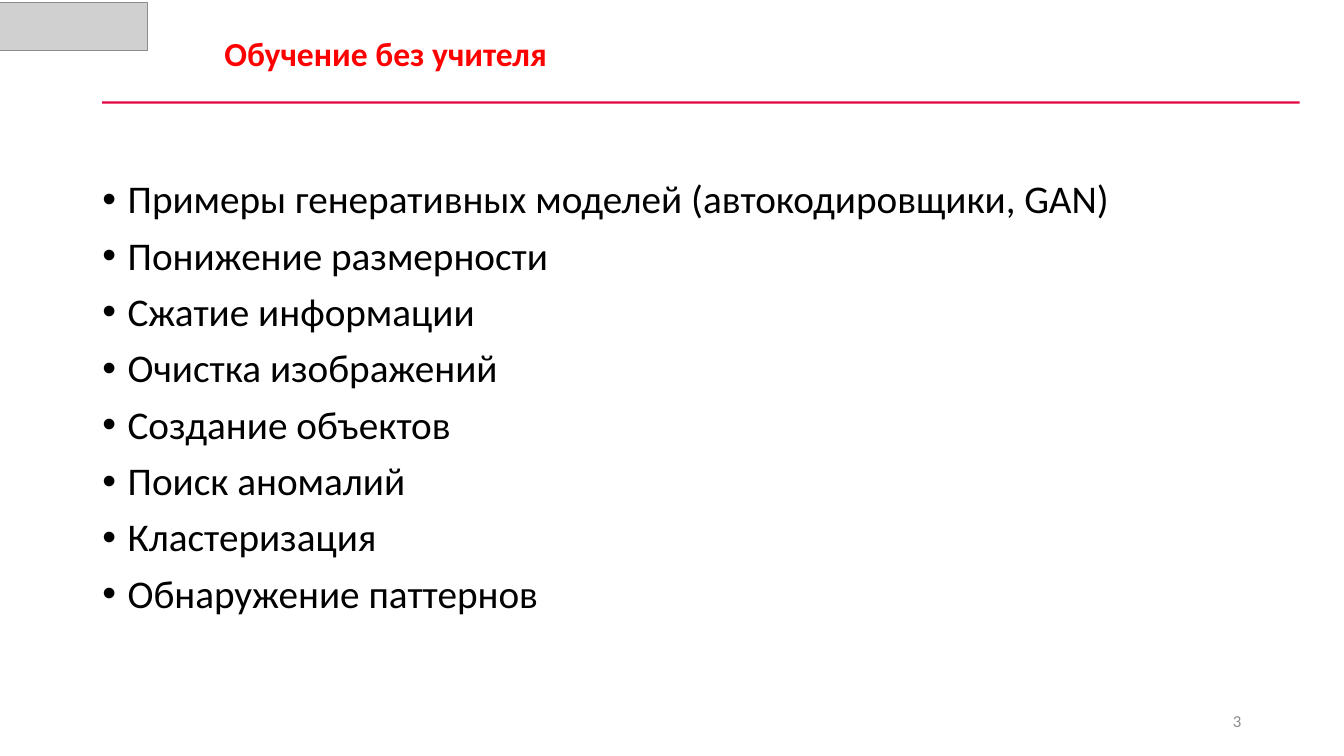
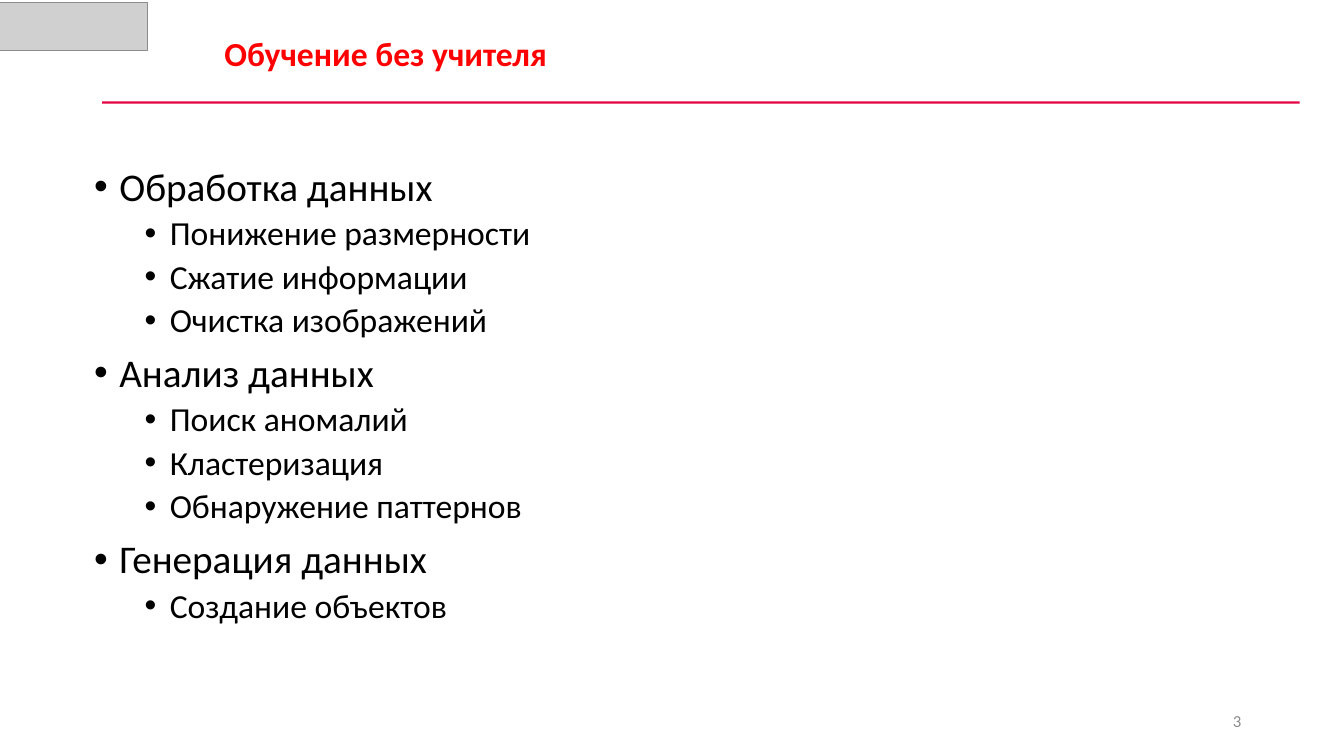
Before and after one commit to CyberLympha/AI-for-IS-Course, a slide deck: slide 3 of Лекции/Состязательные модели в ИБ.pptx. Drawn at 1344x756 pixels with LibreOffice and Linux fonts; fonts in the diff are those of the drawing; grey boxes stand for pictures. Boxes give left, top, right and bottom in pixels: in the first picture for what was removed or moved away, otherwise in the second. Text is boxed around its words. In the diff, an @@ line names an element or a change of style, - is before the commit and + after.

```diff
--- a/Лекции/Состязательные модели в ИБ.pptx
+++ b/Лекции/Состязательные модели в ИБ.pptx
@@ text "Обработка данных": place and size @@
-text "Обработка данных" at [128,184,1109,615]
+text "Обработка данных" at [119,174,530,624]
@@ text at [119,174,433,208]: text changed @@
-• Примеры генеративных моделей (автокодировщики, GAN)
+• Обработка данных
@@ text at [170,223,530,524]: size 28 to 24 pt in "Понижение размерности", "Сжатие информации", "Очистка изображений", "Поиск аномалий" and 2 more places; list level 1 to 2 in "Понижение размерности"; list level 1 to 2 in "Сжатие информации"; list level 1 to 2 in "Очистка изображений"; list level 1 to 2 in "Поиск аномалий"; list level 1 to 2 in "Кластеризация"; list level 1 to 2 in "Обнаружение паттернов" @@
@@ text at [119,362,374,394]: text changed @@
-• Создание объектов
+• Анализ данных
@@ text at [119,548,447,624]: paragraphs added @@
+• Генерация данных
+  • Создание объектов
```
Also in this commit, not shown: 6 other slides changed, 6 slides added, 12 slides removed, 5 other files.
